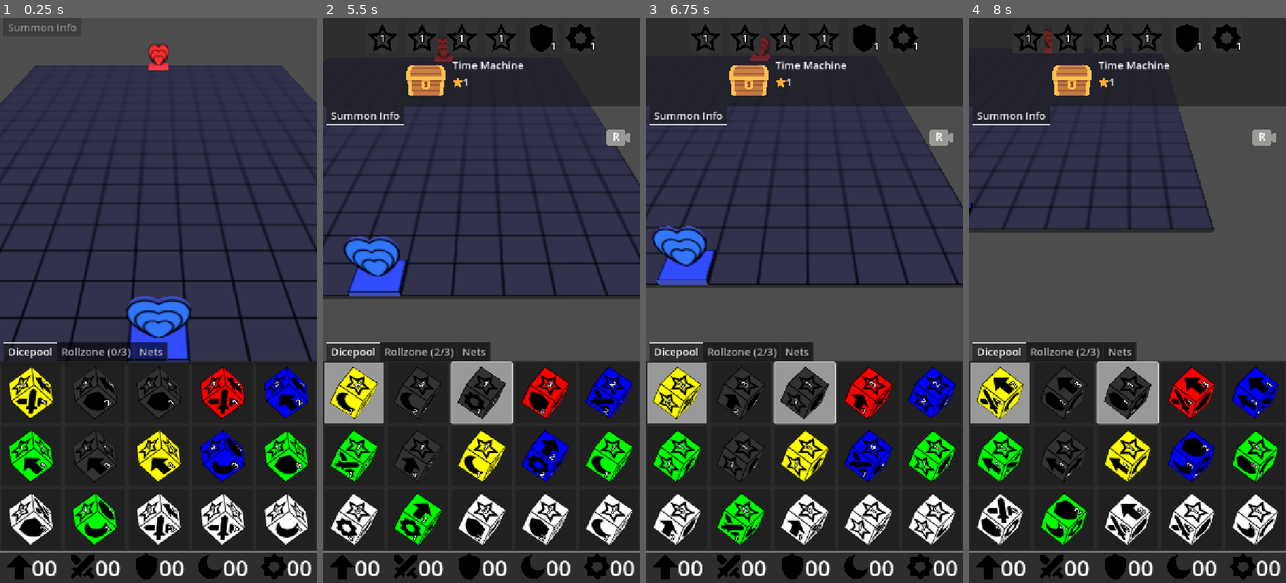
Above: before the commit, frames 1-4 (left to right).
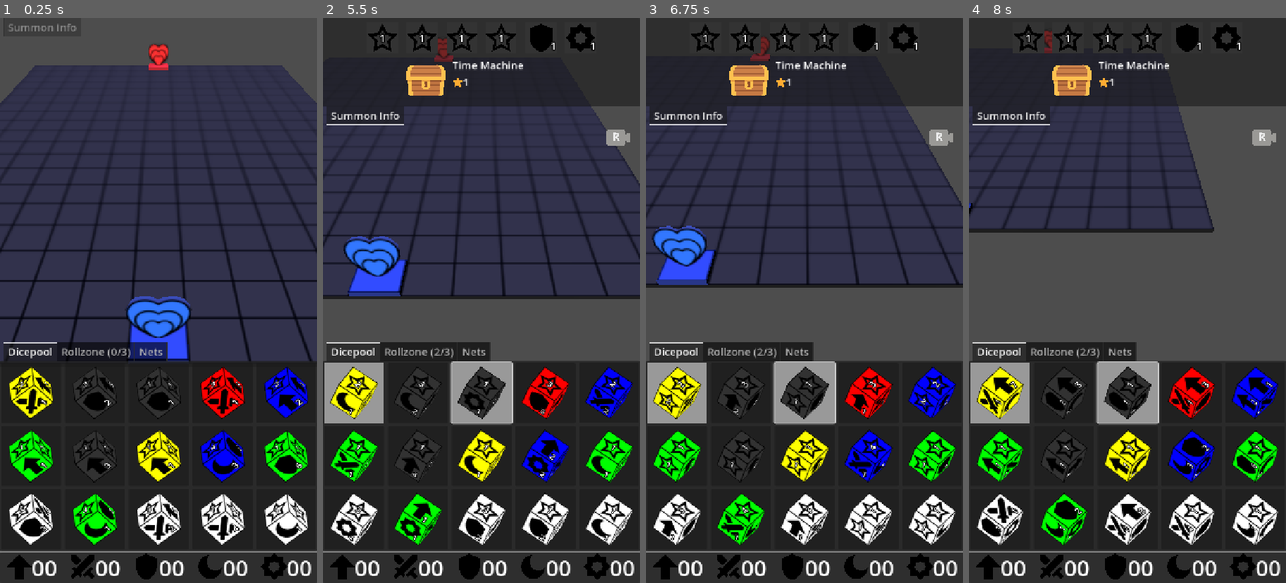
Above: after the commit, the same moments.

Repository: francocurotto/DDMre
Game: Godot game, scene res://scenes/duel.tscn
Same seed, same stepped clock (60 frames per second), same inputs: the game is played once before the commit and once after it.
Inputs (mouse positions are in pixels of both pictures, inside the frame that each line leads up to):
- Up to frame 1 (0.25 s): no input
- Up to frame 2 (5.5 s): click (354, 390) at 0.52 s; click (354, 390) at 1.27 s; click (354, 390) at 2.02 s; move the mouse to (465, 413) at 2.77 s; click (465, 413) at 2.92 s; drag from (576, 385) to (465, 413) at 3.52 s; move the mouse to (386, 215) at 4.27 s; click (386, 215) at 4.42 s; drag from (497, 300) to (386, 215) at 5.02 s
- Up to frame 3 (6.75 s): move the mouse to (756, 159) at 5.77 s; click (756, 159) at 5.92 s; drag from (874, 272) to (756, 159) at 6.52 s
- Up to frame 4 (8 s): move the mouse to (1064, 328) at 7.27 s; click (1064, 328) at 7.42 s

The runs differ from the first frame. In frame 1, less than 0.1% of the frame differs, in the area x 46-60%, y 8-61%; in frame 2, 0.1%; in frame 3, 0.2%, in the area x 3-39%, y 7-48%; in frame 4, less than 0.1%.
Error before the commit: Invalid assignment of property or key 'disabled' with value of type 'bool' on a base object of type 'Nil'. (res://scenes/player_gui/dice_gui/dice_gui.gd:49)

Commit message:
transition to godot 4.5

Diff:
--- a/source/project.godot
+++ b/source/project.godot
@@ -12,7 +12,7 @@
 
 config/name="DDMre"
 run/main_scene="uid://cxmgqmkxvls2s"
-config/features=PackedStringArray("4.4", "Mobile")
+config/features=PackedStringArray("4.5", "Mobile")
 config/icon="res://icon.svg"
 
 [autoload]
--- a/source/scenes/duel.gd
+++ b/source/scenes/duel.gd
@@ -8,6 +8,8 @@
 func _ready() -> void:
 	player_guis[1] = $PlayerGUI1
 	player_guis[2] = $PlayerGUI2
+	$PlayerGUI1.player = 1
+	$PlayerGUI2.player = 2
 	$PlayerGUI1.endturn_pressed.connect(on_endturn_pressed)
 	$PlayerGUI2.endturn_pressed.connect(on_endturn_pressed)
 	$PlayerGUI1.enable()
@@ -17,8 +19,6 @@
 #region signals callbacks
 func on_endturn_pressed(player):
 	var new_player = player%2 + 1
-	print("player: " + str(player))
-	print("new player: " + str(new_player))
 	player_guis[player].disable()
 	player_guis[new_player].enable()
 #endregion
--- a/source/scenes/player_gui/dice_gui/dice_gui.gd
+++ b/source/scenes/player_gui/dice_gui/dice_gui.gd
@@ -20,7 +20,6 @@
 	tab_bar.set_tab_title(1, "Rollzone (0/3)")
 	%Dicepool.roll_dice_added.connect(on_roll_dice_added)
 	%Dicepool.roll_dice_removed.connect(on_roll_dice_removed)
-	#%Rollzone.roll_started.connect(%Dicepool.on_roll_started)
 	%Rollzone.roll_started.connect(on_roll_started)
 	%Rollzone.crest_side_rolled.connect($Crestpool.on_crest_side_rolled)
 #endregion
@@ -44,9 +43,10 @@
 	%Dicepool.on_roll_started()
 
 func _on_tab_container_tab_changed(_tab: int) -> void:
-	dicegui_tab_changed.emit()
-	var current_control_tab = $TabContainer.get_current_tab_control()
-	%Rollzone.controls.disabled = current_control_tab != %Rollzone
+	if is_node_ready(): # needed to avoid godot 4.5 error
+		dicegui_tab_changed.emit()
+		var current_control_tab = $TabContainer.get_current_tab_control()
+		%Rollzone.controls.disabled = current_control_tab != %Rollzone
 
 func on_dimension_started():
 	%Rollzone.on_dimension_started()
--- a/source/scenes/player_gui/duel_camera/duel_camera.gd
+++ b/source/scenes/player_gui/duel_camera/duel_camera.gd
@@ -17,6 +17,7 @@
 		player = _player
 		position = CAMERA_POSITION[player]
 		rotation = CAMERA_ROTATION[player]
+		print(position)
 #endregion
 
 #region private variables
Not shown, changed: TODO.md
Not shown, added: source/.nomedia
